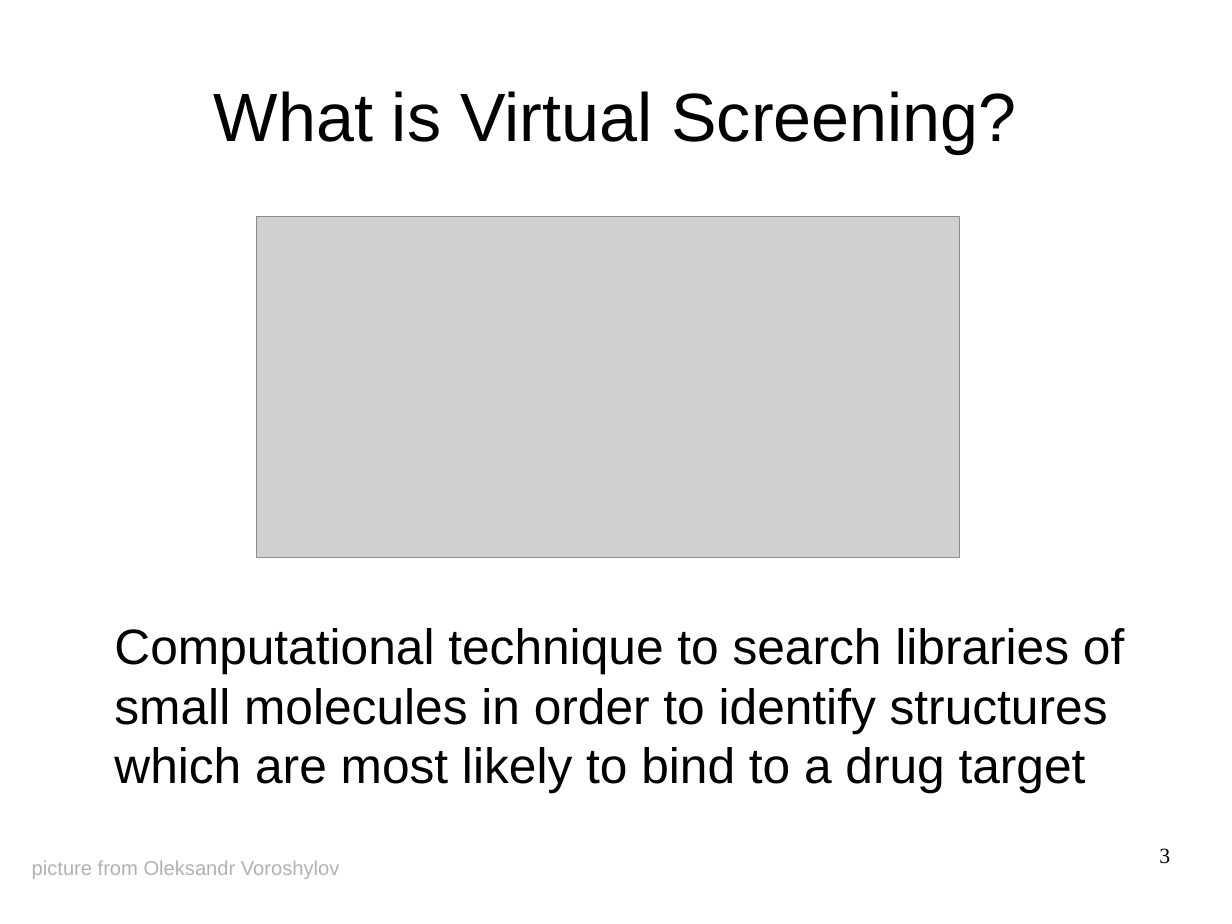
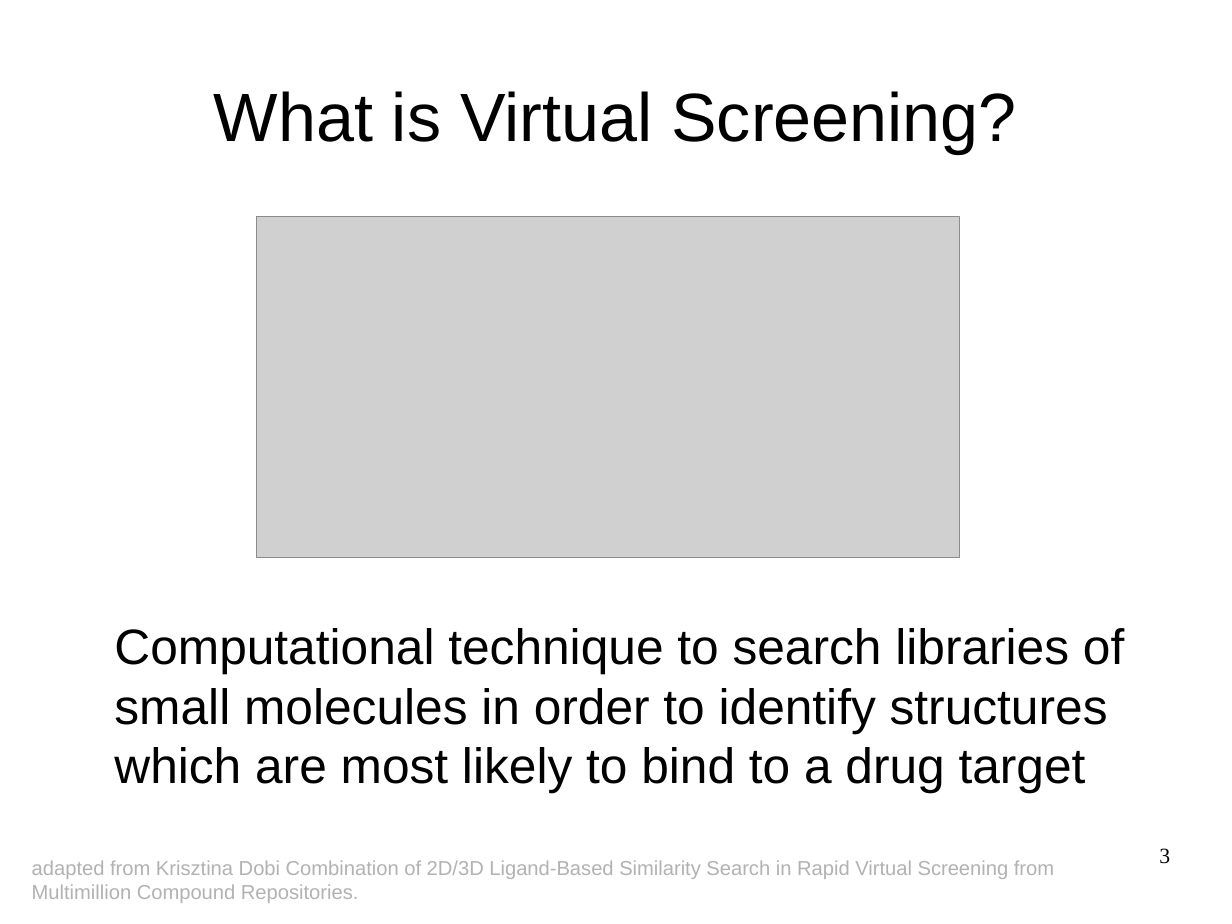
Before and after one commit to AlexWoroschilow/pca, a slide deck: slide 3 of seminar/presentation.odp. Drawn at 1232x924 pixels with LibreOffice and Linux fonts; fonts in the diff are those of the drawing; grey boxes stand for pictures. Boxes give left, top, right and bottom in pixels: in the first picture for what was removed or moved away, otherwise in the second. Text is boxed around its words. In the diff, an @@ line names an element or a change of style, - is before the commit and + after.

```diff
--- a/seminar/presentation.odp
+++ b/seminar/presentation.odp
@@ text at <box>32,860,1054,903</box>: text changed @@
-picture from Oleksandr Voroshylov
+adapted from Krisztina Dobi Combination of 2D/3D Ligand-Based Similarity Search in Rapid Virtual Screening from Multimillion Compound Repositories.
```
Also in this commit, not shown: 3 other slides changed, 2 slides added, 1 other file.
